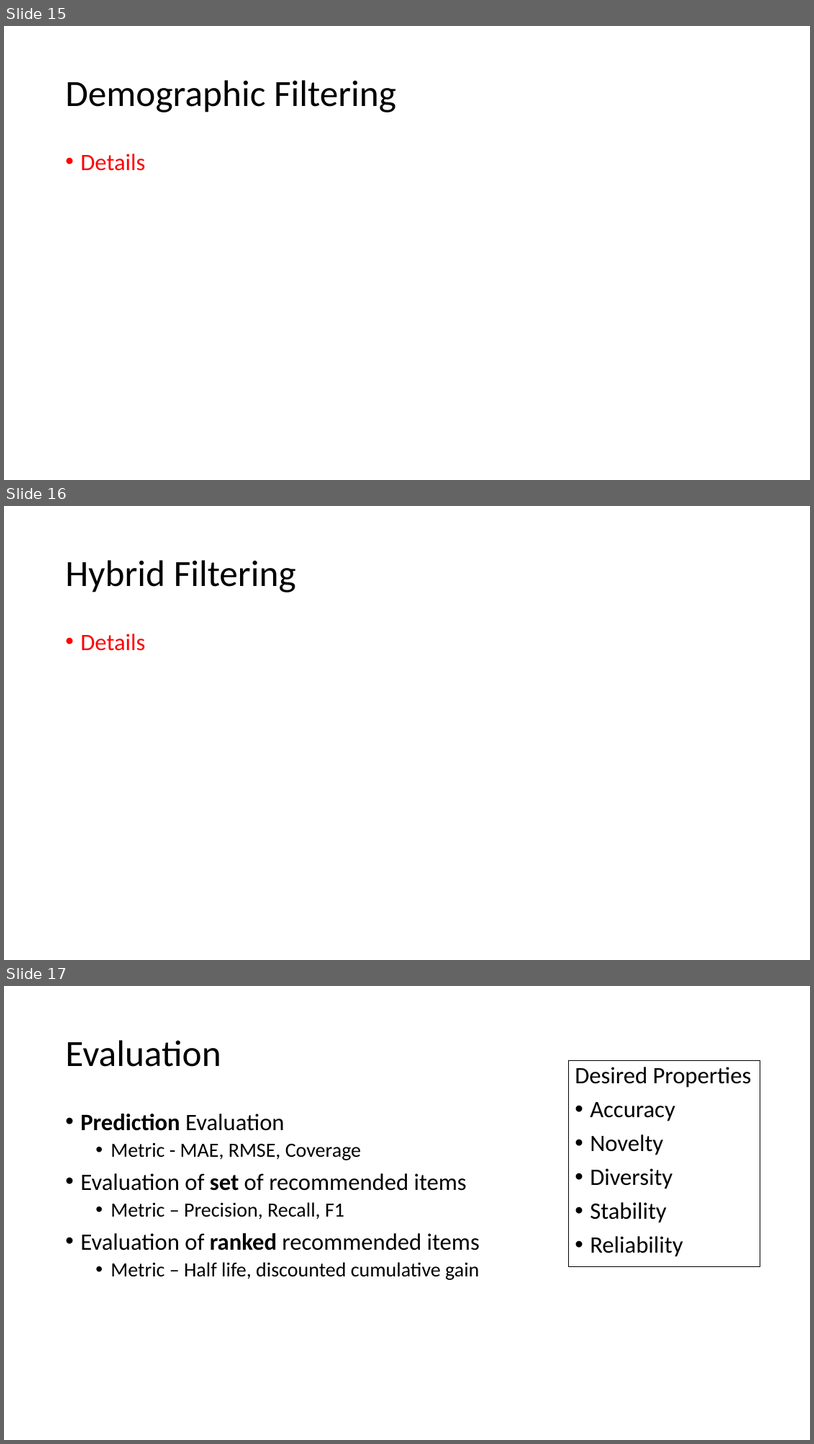
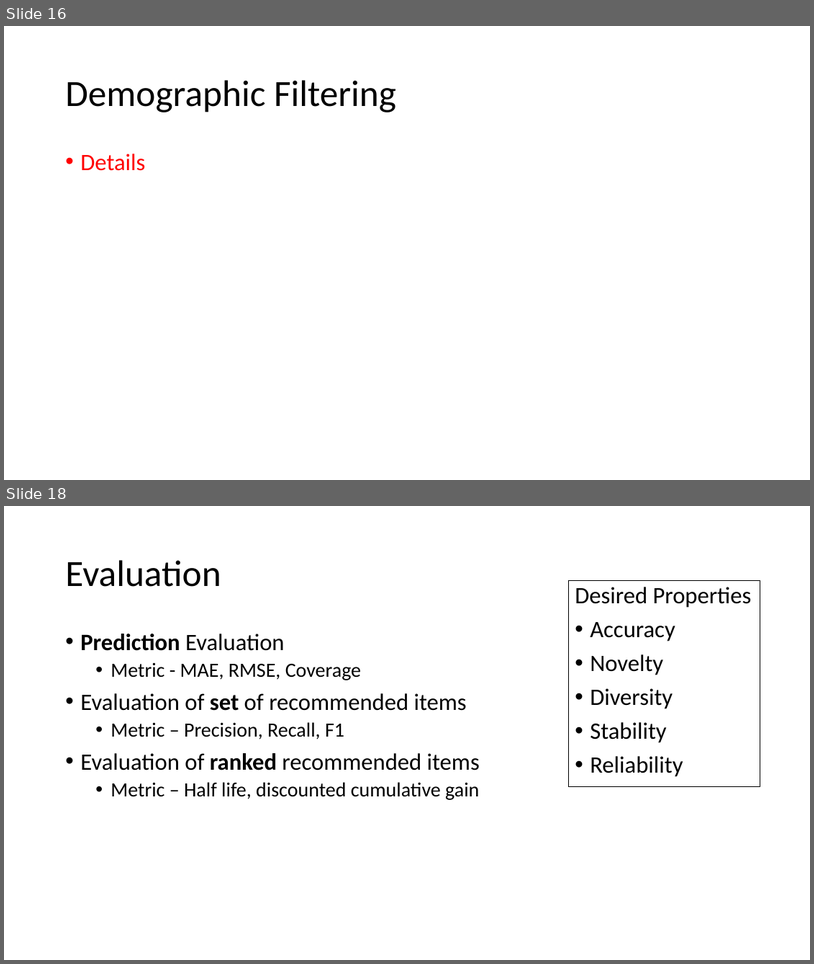
Before and after one commit to DibyamAgrawal/RS-ppt, a slide deck: summer_Basics of RS.pptx. Shown one above the other, each under a label of ours: slides 15, 16 and 17 before the commit, slides 16 and 18 after it; the slides between them are not shown. The pictures are 814x1444 and 814x964 pixels, drawn with LibreOffice and Linux fonts; fonts in the diff are those of the drawing. Boxes give left, top, right and bottom in pixels: in the first picture for what was removed or moved away, otherwise in the second. Text is boxed around its words. In the diff, an @@ line names an element or a change of style, - is before the commit and + after.

```diff
--- a/summer_Basics of RS.pptx
+++ b/summer_Basics of RS.pptx
@@ slide 16 removed at <box>4,506,810,960</box>, background #FFFFFF @@
@@ title removed at <box>65,560,296,592</box> @@
-Hybrid Filtering
@@ text removed at <box>80,633,145,651</box> @@
-• Details
@@ what was slide 15 is now slide 16 @@
@@ what was slide 17 is now slide 18 @@
```
Also in this commit, not shown: 7 slides changed, 2 slides added, 10 other files.
